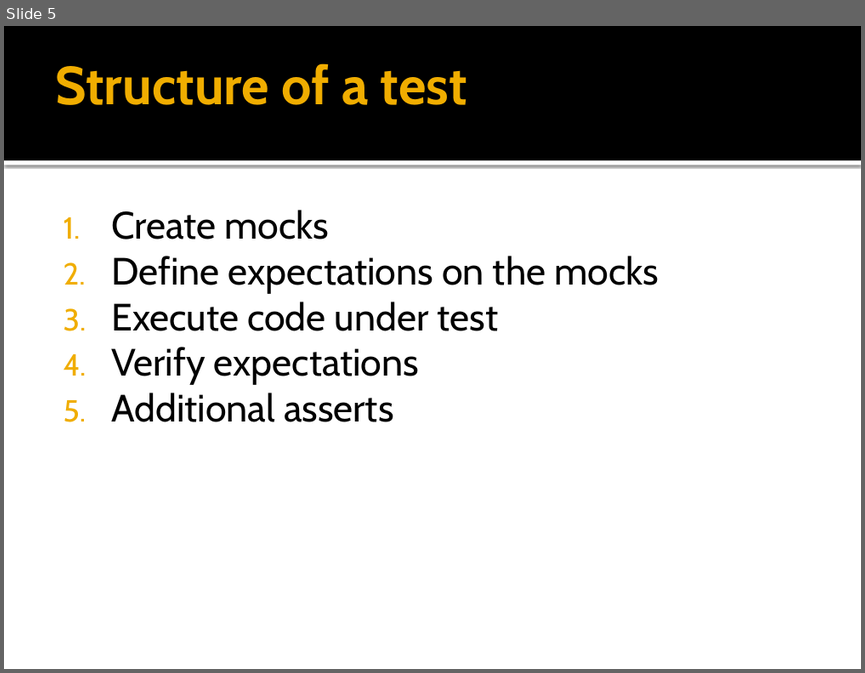
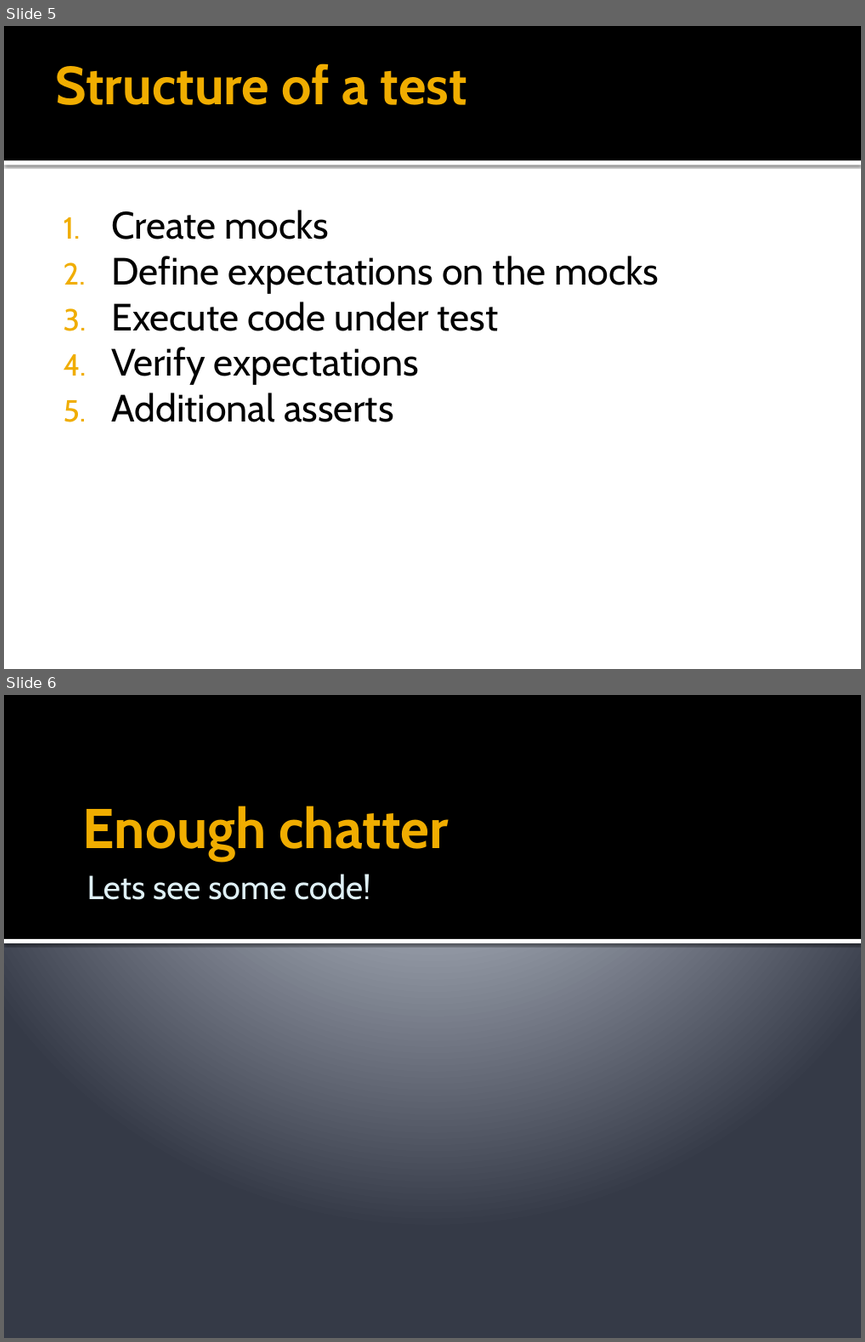
Before and after one commit to stevenharman/codeincubator, a slide deck: Samples/15-minutes-with-rhino.mocks/15 Minutes With Rhino.pptx. Shown one above the other, each under a label of ours: slide 5 before the commit, slides 5 and 6 after it. The pictures are 865x673 and 865x1342 pixels, drawn with LibreOffice and Linux fonts; fonts in the diff are those of the drawing. Boxes give left, top, right and bottom in pixels: in the first picture for what was removed or moved away, otherwise in the second. Text is boxed around its words. In the diff, an @@ line names an element or a change of style, - is before the commit and + after.

```diff
--- a/Samples/15-minutes-with-rhino.mocks/15 Minutes With Rhino.pptx
+++ b/Samples/15-minutes-with-rhino.mocks/15 Minutes With Rhino.pptx
@@ slide 6 added at (4,695,861,1338), background gradient #C1C5D3 to #BFC4D2 to #353B47 @@
@@ rectangle added at (4,695,861,939), fill #000000 @@
@@ title added at (83,805,449,861), 47 pt, text #F0AD00, bold @@
+Enough chatter
@@ text added at (87,873,370,900), 28 pt, text #DFF0F5 @@
+Lets see some code!
@@ rectangle added at (4,939,861,943), fill #FFFFFF @@
```
Also in this commit, not shown: 1 slide removed, 12 other files.
